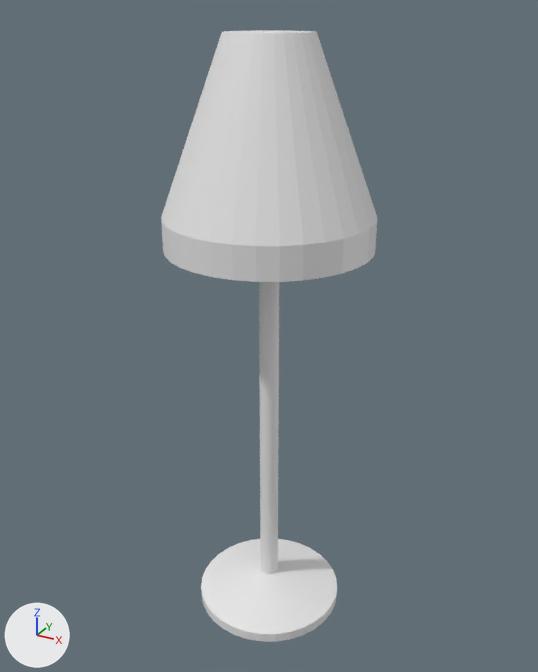
What one commit did to the Blender file Assets/Blender Files/lamp_fixed.blend.
Both versions are drawn from a camera (50 mm lens) standing at (4.16, -7.56, 7.91) and looking at (-0.05, 0.09, 4.09). The axes (+X, +Y, +Z) are drawn at lower left. The lights are the same throughout.
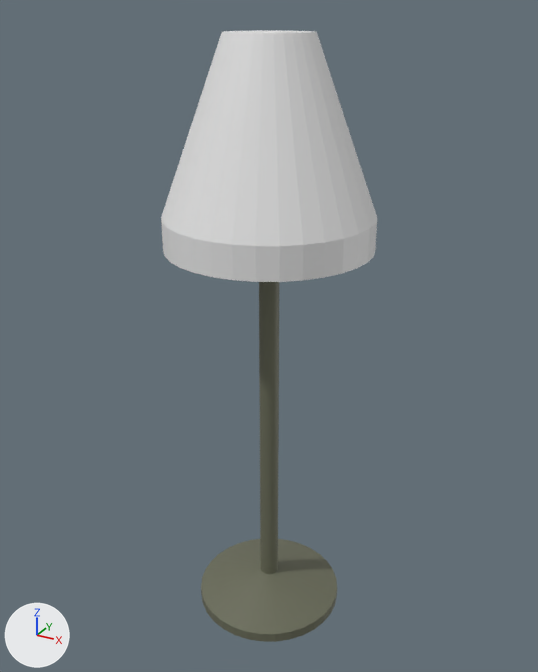
The change, as JSON lines over the scene's bpy script:
```json
{"op": "add", "block": "mat_lamppost", "code": ["mat_lamppost = principled_material('Lamppost')", "mat_lamppost.base_color = (0.141, 0.147, 0.0976)  # dark yellow #696b58"]}
{"op": "add", "block": "mat_lampshade", "code": ["mat_lampshade = principled_material('Lampshade')", "mat_lampshade.base_color = (0.8, 0.8, 0.8)  # white #e7e7e7"]}
{"op": "add", "block": "mat_lightbulb", "code": ["mat_lightbulb = principled_material('Lightbulb')", "mat_lightbulb.base_color = (0.8, 0.8, 0.8)  # white #e7e7e7", "mat_lightbulb.alpha = 0.317"]}
{"block": "me_cylinder", "where": "me_cylinder.from_pydata(...)  # 1005 vertices, 944 faces; spans x -1.26..1.26, y -1.26..1.26, z -1.0..6.66"}
{"block": "me_cylinder", "where": "# used by ob_cylinder; location = (0.0, 0.0, 1.03)"}
{"block": "me_cylinder", "change": "me_cylinder part 1: 65 of the faces centred in x -0.99..0.99, y -0.99..0.99, z -1.0..-0.73 switch from no material to mat_lamppost (dark yellow #696b58)"}
{"block": "me_cylinder", "change": "me_cylinder part 2: 32 of the faces centred in x -0.13..0.13, y -0.13..0.13, z 2.31 switch from no material to mat_lamppost (dark yellow #696b58)"}
{"op": "add", "block": "me_cylinder", "code": "me_cylinder.materials.append(mat_lampshade)  # white #e7e7e7"}
{"op": "add", "block": "me_cylinder", "code": "me_cylinder.materials.append(mat_lightbulb)  # white #e7e7e7"}
```

Pixel boxes (x1, y1, x2, y2) of what changed, in the pictures (538 x 672 px):
```json
{"part": 1, "of": "me_cylinder", "change": "recoloured", "before": [201, 539, 337, 642], "after": [201, 539, 337, 642]}
{"part": 2, "of": "me_cylinder", "change": "recoloured", "before": [259, 282, 279, 574], "after": [259, 282, 279, 574]}
```
